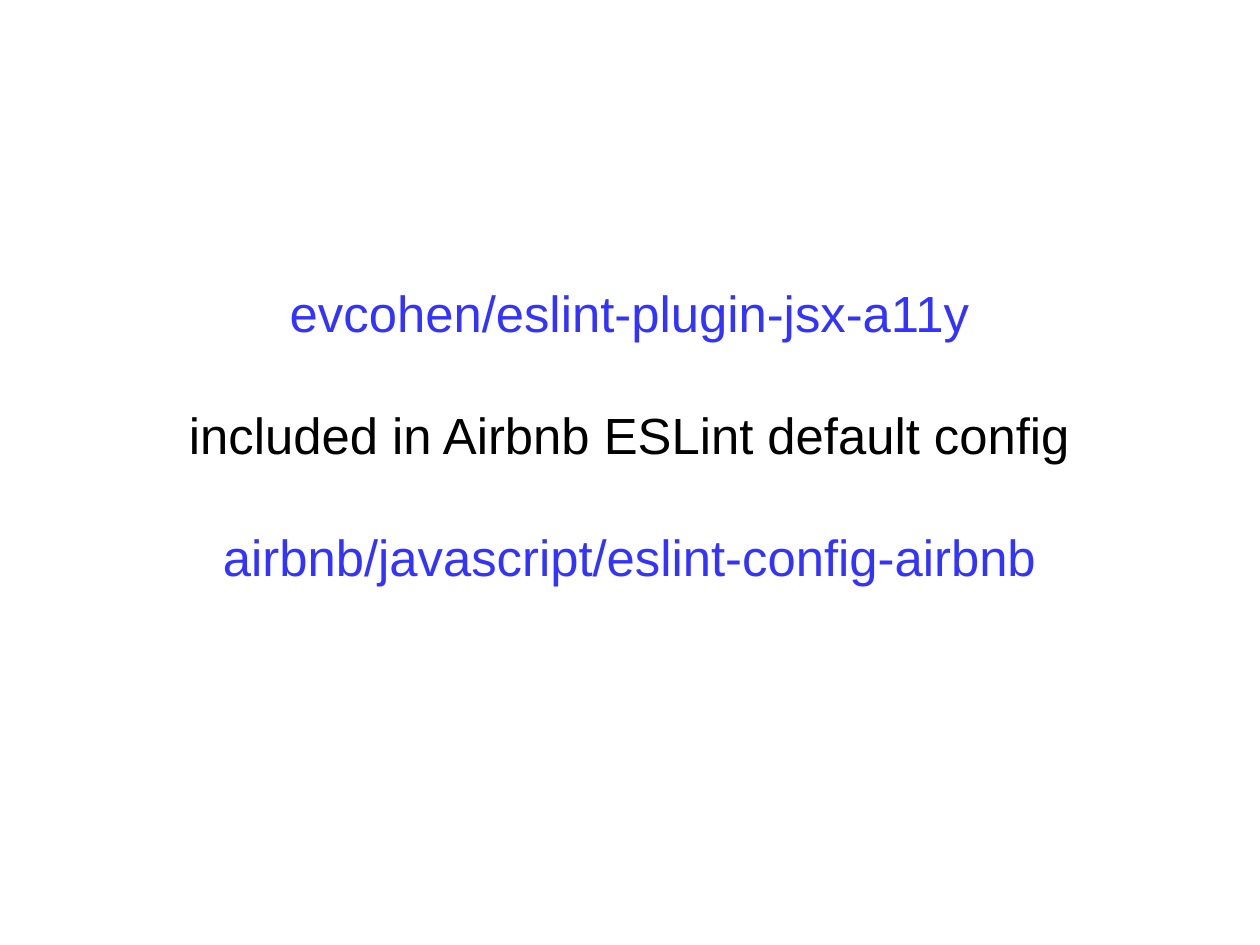
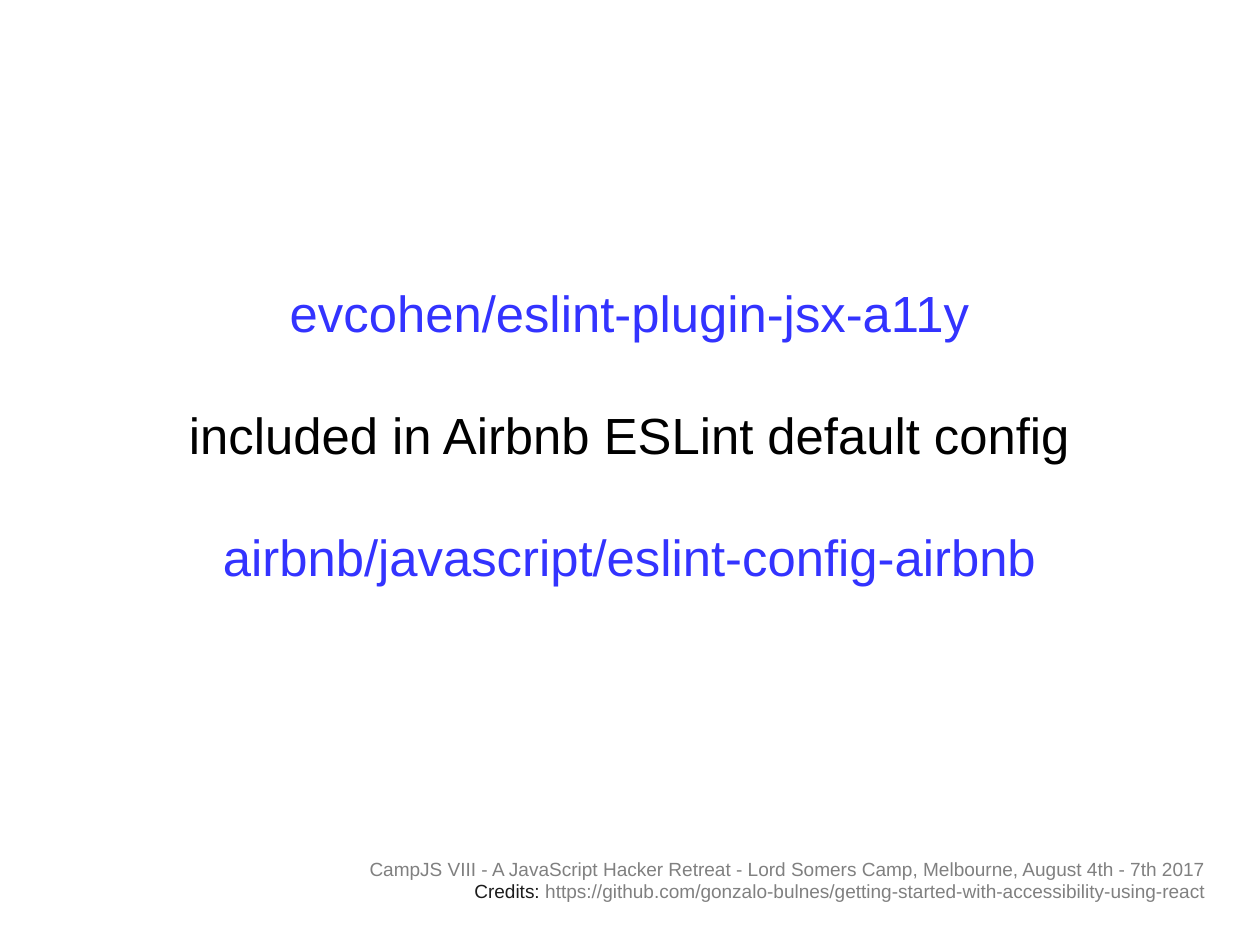
Before and after one commit to gonzalo-bulnes/getting-started-with-accessibility-using-react, a slide deck: slide 5 of src/preso.odp. Drawn at 1260x945 pixels with LibreOffice and Linux fonts; fonts in the diff are those of the drawing. Boxes give left, top, right and bottom in pixels: in the first picture for what was removed or moved away, otherwise in the second. Text is boxed around its words. In the diff, an @@ line names an element or a change of style, - is before the commit and + after.

Commit message:
Add hyperlinks, credits :)

```diff
--- a/src/preso.odp
+++ b/src/preso.odp
@@ title added at [370, 862, 1204, 902], 12 pt, text #808080 @@
+CampJS VIII - A JavaScript Hacker Retreat - Lord Somers Camp, Melbourne, August 4th - 7th 2017
+Credits: https://github.com/gonzalo-bulnes/getting-started-with-accessibility-using-react
```
Also in this commit, not shown: 2 other slides changed.
